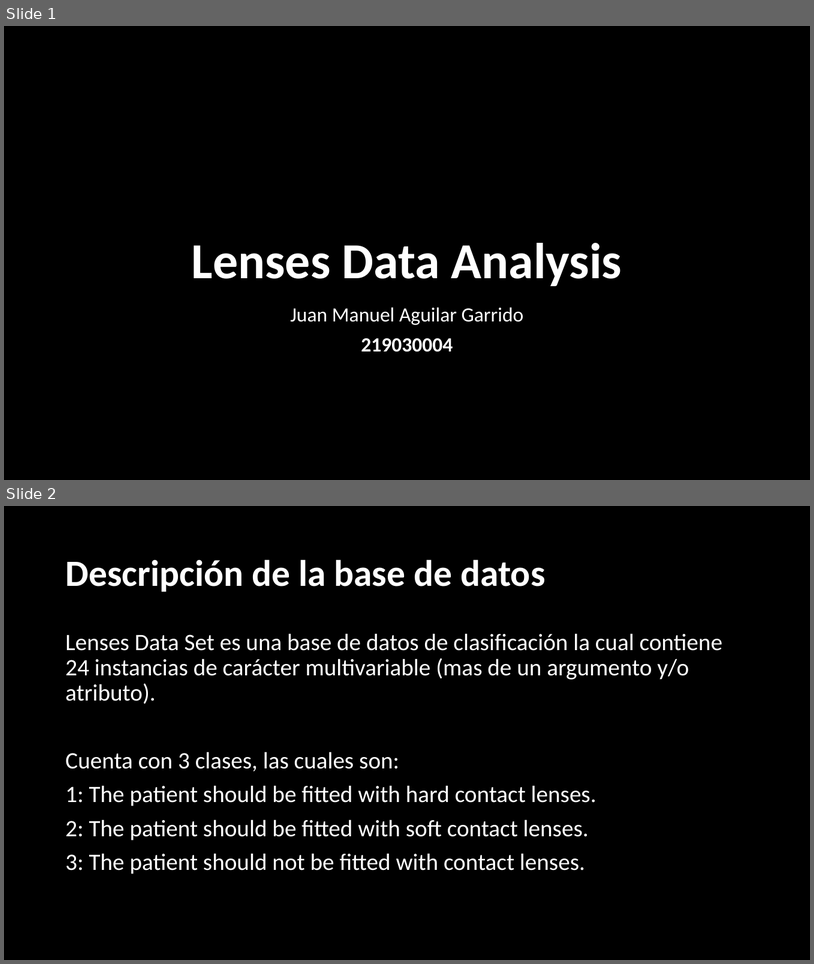
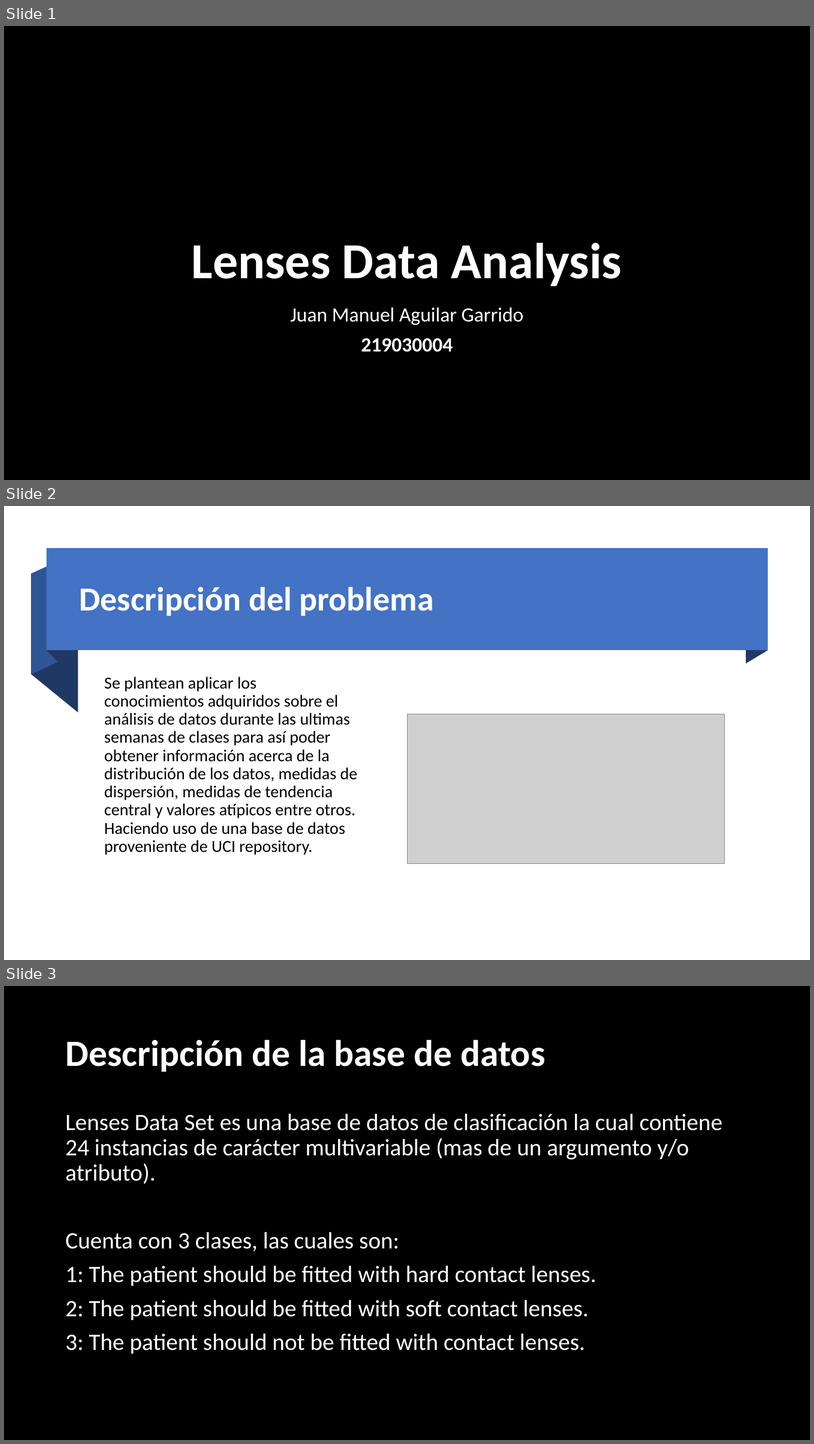
Before and after one commit to JuanAguilarDev/Data-mining-project, a slide deck: Plantilla Exposición.pptx. Shown one above the other, each under a label of ours: slides 1 and 2 before the commit, slides 1, 2 and 3 after it. The pictures are 814x964 and 814x1444 pixels, drawn with LibreOffice and Linux fonts; fonts in the diff are those of the drawing; grey boxes stand for pictures; background and template pictures are left out. Boxes give left, top, right and bottom in pixels: in the first picture for what was removed or moved away, otherwise in the second. Text is boxed around its words. In the diff, an @@ line names an element or a change of style, - is before the commit and + after.

```diff
--- a/Plantilla Exposición.pptx
+++ b/Plantilla Exposición.pptx
@@ slide 2 added at (4, 506, 810, 960), background #FFFFFF @@
@@ group added at (31, 549, 768, 712): 4 freeform shapes, 1 rectangle @@
@@ title added at (80, 586, 434, 616), 40 pt, text #FFFFFF, bold @@
+Descripción del problema
@@ text added at (104, 676, 358, 855), 20 pt, text #000000 @@
+Se plantean aplicar los conocimientos adquiridos sobre el análisis de datos durante las ultimas semanas de clases para así poder obtener información acerca de la distribución de los datos, medidas de dispersión, medidas de tendencia central y valores atípicos entre otros. Haciendo uso de una base de datos proveniente de UCI repository.
@@ picture added at (408, 714, 725, 864) @@
@@ what was slide 2 is now slide 3 @@
```
Also in this commit, not shown: 5 slides changed, 14 other slides added, 4 slides removed.
